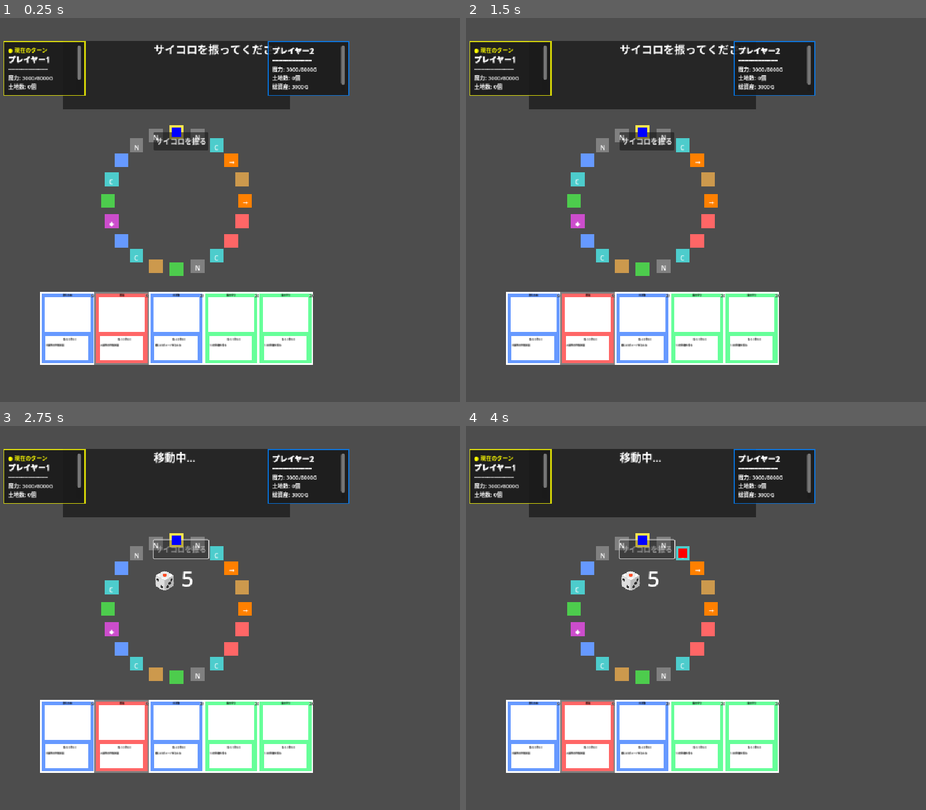
Above: before the commit, frames 1-4 (two rows, left to right).
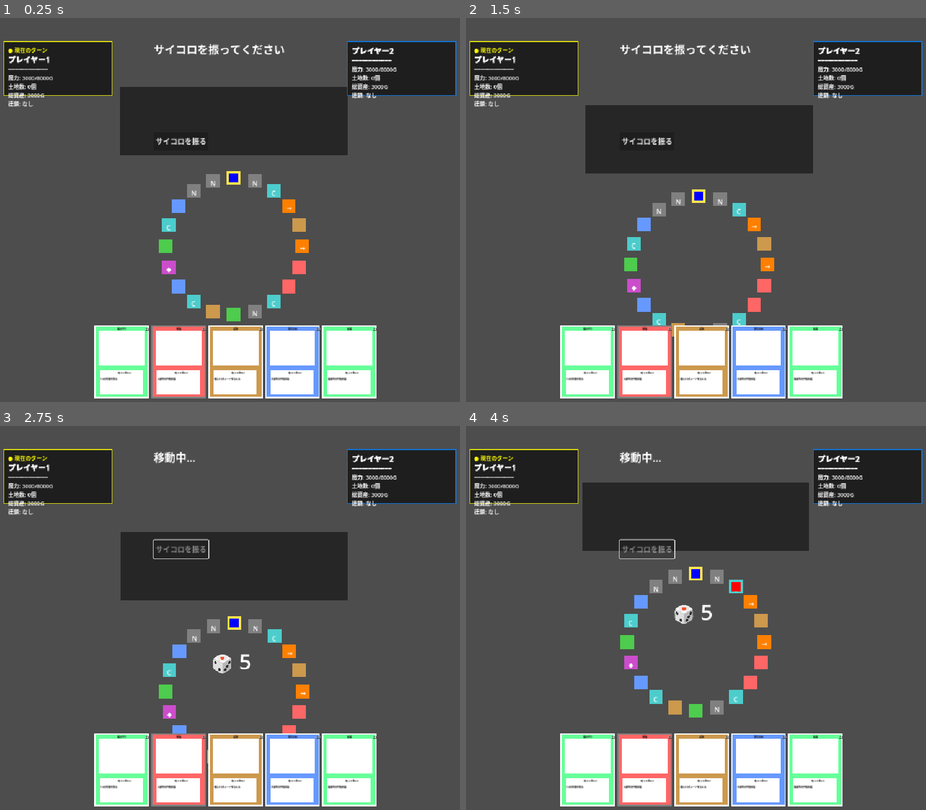
Above: after the commit, the same moments.

Repository: hiro0909yoshi/cardbattlegame
Game: Godot game, scene res://scenes/game.tscn
The game is run twice, just before and just after one commit, with the same random seed, the same clock (stepped at 60 frames per second) and the same inputs.
Inputs (mouse positions are in pixels of both pictures, inside the frame that each line leads up to):
- Up to frame 1 (0.25 s): no input
- Up to frame 2 (1.5 s): tap Enter at 0.5 s; move the mouse to (797, 190) at 0.52 s; hold Right (ui_right) 0.53-1.25 s; tap F at 0.6 s; click (797, 190) at 0.67 s; tap Space at 0.77, 1.07 s; tap C at 0.8 s; drag from (599, 229) to (673, 286) at 1.27 s
- Up to frame 3 (2.75 s): click "サイコロを振る" at 2 s
- Up to frame 4 (4 s): tap Space at 2.75 s; move the mouse to (742, 533) at 2.77 s; hold Right (ui_right) 2.78-3.5 s; hold J 2.78-3.5 s; tap R at 2.85 s; click (742, 533) at 2.92 s; drag from (673, 694) to (553, 560) at 3.52 s

The runs differ from the first frame. In frame 1, 34% of the frame differs, in the area x 1-100%, y 5-100%; in frame 2, 38%; in frame 3, 39%; in frame 4, 32%.

Commit message:
修正中

Diff:
--- /dev/null
+++ b/scripts/camera_system.gd
@@ -0,0 +1,201 @@
+extends Node
+class_name CameraSystem
+
+# カメラ管理システム
+# ズーム、移動、プレイヤー追従を制御
+
+signal zoom_changed(zoom_level: float)
+signal camera_moved(position: Vector2)
+
+# カメラ設定
+const MIN_ZOOM = 0.5  # 最小ズーム（全体表示）
+const MAX_ZOOM = 2.0  # 最大ズーム（詳細表示）
+const DEFAULT_ZOOM = 1.0  # デフォルトズーム
+const ZOOM_STEP = 0.1  # ズーム変化量
+const CAMERA_SPEED = 300.0  # 手動移動速度
+
+# カメラ参照
+var camera: Camera2D = null
+var is_following_player = true
+var manual_control = false  # 初期は自動追従モード
+var current_zoom = DEFAULT_ZOOM
+
+# 移動制限（マップ全体を見渡せるように拡張）
+var map_bounds: Rect2 = Rect2(-200, -200, 1400, 1000)  # 右側と全体を拡張
+
+func _ready():
+	pass
+
+# カメラを初期化
+func initialize(parent_node: Node) -> Camera2D:
+	# Camera2Dを作成
+	camera = Camera2D.new()
+	camera.name = "MainCamera"
+	camera.enabled = true
+	camera.zoom = Vector2(DEFAULT_ZOOM, DEFAULT_ZOOM)
+
+	# 初期位置をプレイヤー情報パネルの間（画面中央）に設定
+	# プレイヤー1パネル右端(200) + プレイヤー2パネル左端(600) の中間 = 400
+	# 少し下にオフセット
+	camera.position = Vector2(400, 350)
+
+	# スムージング設定
+	camera.position_smoothing_enabled = true
+	camera.position_smoothing_speed = 5.0
+
+	parent_node.add_child(camera)
+
+	# 初期状態を自動追従モードに設定
+	manual_control = false
+	is_following_player = true
+
+	print("CameraSystem: カメラ初期化完了")
+	print("カメラ操作: 矢印キーまたはIJKLで移動、+/-でズーム、Fでプレイヤーフォーカス")
+	print("現在: 自動追従モード（スペースキーで手動モードに切り替え可能）")
+	return camera
+
+# 入力処理
+func _input(event):
+	if not camera:
+		return
+
+	# ズーム処理（マウスホイール）
+	if event is InputEventMouseButton:
+		if event.button_index == MOUSE_BUTTON_WHEEL_UP and event.pressed:
+			zoom_in()
+		elif event.button_index == MOUSE_BUTTON_WHEEL_DOWN and event.pressed:
+			zoom_out()
+
+	# キーボードショートカット
+	if event is InputEventKey and event.pressed:
+		match event.keycode:
+			KEY_EQUAL, KEY_KP_ADD:  # +キー
+				zoom_in()
+			KEY_MINUS, KEY_KP_SUBTRACT:  # -キー
+				zoom_out()
+			KEY_F:  # Fキーで現在プレイヤーにフォーカス
+				focus_on_current_player()
+			KEY_SPACE:  # スペースで手動/自動切り替え
+				toggle_manual_control()
+			KEY_C:  # Cキーでボード中心にフォーカス
+				focus_on_board_center()
+			KEY_R:  # Rキーでリセット（初期位置に戻る）
+				reset_camera_position()
+
+# プロセス処理（手動カメラ移動）
+func _process(delta):
+	if not camera or not manual_control:
+		return
+
+	var move_vector = Vector2.ZERO
+
+	# 矢印キーまたはIJKLで移動
+	if Input.is_action_pressed("ui_left") or Input.is_key_pressed(KEY_J):
+		move_vector.x -= 1
+	if Input.is_action_pressed("ui_right") or Input.is_key_pressed(KEY_L):
+		move_vector.x += 1
+	if Input.is_action_pressed("ui_up") or Input.is_key_pressed(KEY_I):
+		move_vector.y -= 1
+	if Input.is_action_pressed("ui_down") or Input.is_key_pressed(KEY_K):
+		move_vector.y += 1
+
+	if move_vector != Vector2.ZERO:
+		move_vector = move_vector.normalized() * CAMERA_SPEED * delta
+		move_camera(camera.position + move_vector)
+
+# ズームイン
+func zoom_in():
+	set_zoom(current_zoom + ZOOM_STEP)
+
+# ズームアウト
+func zoom_out():
+	set_zoom(current_zoom - ZOOM_STEP)
+
+# ズーム設定
+func set_zoom(zoom_level: float):
+	current_zoom = clamp(zoom_level, MIN_ZOOM, MAX_ZOOM)
+
+	if camera:
+		var tween = get_tree().create_tween()
+		tween.tween_property(camera, "zoom", Vector2(current_zoom, current_zoom), 0.2)
+
+		emit_signal("zoom_changed", current_zoom)
+		print("ズーム: ", current_zoom)
+
+# カメラ位置を設定
+func move_camera(position: Vector2):
+	if not camera:
+		return
+
+	# マップ境界内に制限
+	position.x = clamp(position.x, map_bounds.position.x, map_bounds.position.x + map_bounds.size.x)
+	position.y = clamp(position.y, map_bounds.position.y, map_bounds.position.y + map_bounds.size.y)
+
+	camera.position = position
+	emit_signal("camera_moved", position)
+
+# プレイヤーにフォーカス
+func focus_on_player(player_position: Vector2):
+	if not camera:
+		return
+
+	if is_following_player and not manual_control:
+		var tween = get_tree().create_tween()
+		tween.tween_property(camera, "position", player_position, 0.5)
+
+# 現在のプレイヤーにフォーカス
+func focus_on_current_player():
+	manual_control = false
+	is_following_player = true
+
+	# PlayerSystemから現在のプレイヤー位置を取得
+	var player_system = get_tree().get_root().get_node_or_null("Game/PlayerSystem")
+	if player_system:
+		var current_player = player_system.get_current_player()
+		if current_player and current_player.piece_node:
+			focus_on_player(current_player.piece_node.position)
+
+	print("カメラ: 自動追従モード")
+
+# ボード中心にフォーカス
+func focus_on_board_center():
+	if camera:
+		var tween = get_tree().create_tween()
+		tween.tween_property(camera, "position", Vector2(400, 400), 0.5)
+		print("カメラ: ボード中心にフォーカス")
+
+# カメラを初期位置にリセット
+func reset_camera_position():
+	if camera:
+		var tween = get_tree().create_tween()
+		tween.tween_property(camera, "position", Vector2(400, 350), 0.5)
+		current_zoom = DEFAULT_ZOOM
+		camera.zoom = Vector2(DEFAULT_ZOOM, DEFAULT_ZOOM)
+		print("カメラ: 初期位置にリセット")
+
+# 手動/自動制御切り替え
+func toggle_manual_control():
+	manual_control = !manual_control
+
+	if manual_control:
+		is_following_player = false
+		print("カメラ: 手動操作モード (矢印キー/IJKLで移動)")
+	else:
+		is_following_player = true
+		focus_on_current_player()
+
+# マップ境界を設定
+func set_map_bounds(bounds: Rect2):
+	map_bounds = bounds
+	print("カメラ境界設定: ", bounds)
+
+# デバッグ情報取得
+func get_debug_info() -> String:
+	if not camera:
+		return "カメラ未初期化"
+
+	return "ズーム: %.1f | 位置: %s | モード: %s" % [
+		current_zoom,
+		camera.position,
+		"手動" if manual_control else "自動"
+	]
--- a/scripts/card_system.gd
+++ b/scripts/card_system.gd
@@ -1,161 +1,146 @@
 extends Node
 class_name CardSystem
 
-# カード、手札、山札管理システム - GameConstants対応版
+# カード管理システム
 
 signal card_drawn(card_data: Dictionary)
 signal card_used(card_data: Dictionary)
 signal hand_updated()
 
-# 定数をpreload
-const GameConstants = preload("res://scripts/game_constants.gd")
+# 定数
+const MAX_PLAYERS = 4
+const MAX_HAND_SIZE = 6
+const INITIAL_HAND_SIZE = 5
+const CARD_COST_MULTIPLIER = 10
+const CARDS_PER_TYPE = 3
 
 # カード管理
 var card_scene = preload("res://scenes/Card.tscn")
-var deck = []        # 山札
-var discard = []     # 捨て札
-
-# プレイヤー別手札管理
-var player_hands = {}  # player_id -> {data: [], nodes: []}
-var max_players = GameConstants.MAX_PLAYERS
-
-# 設定
-var max_hand_size = GameConstants.MAX_HAND_SIZE  # 手札上限
-var initial_hand_size = GameConstants.INITIAL_HAND_SIZE  # 初期手札枚数
+var deck = []
+var discard = []
+var player_hands = {}
 
 func _ready():
-	initialize_deck()
-	initialize_player_hands()
-
-# 山札を初期化
-func initialize_deck():
-	# 各カードを3枚ずつ山札に追加
-	for i in range(1, 13):  # カードID 1-12
-		for j in range(GameConstants.CARDS_PER_TYPE):  # 3枚ずつ
+	_initialize_deck()
+	_initialize_player_hands()
+
+func _initialize_deck():
+	for i in range(1, 13):
+		for j in range(CARDS_PER_TYPE):
 			deck.append(i)
-
-	shuffle_deck()
-
-# プレイヤー別手札を初期化
-func initialize_player_hands():
-	for i in range(max_players):
+	deck.shuffle()
+
+func _initialize_player_hands():
+	for i in range(MAX_PLAYERS):
 		player_hands[i] = {
 			"data": [],
 			"nodes": []
 		}
 
-# 山札をシャッフル
-func shuffle_deck():
-	deck.shuffle()
-
-# カードを引く（データのみ）
 func draw_card_data() -> Dictionary:
 	if deck.is_empty():
-		# 山札が空なら捨て札をシャッフルして山札に
 		if discard.is_empty():
 			return {}
-
 		deck = discard.duplicate()
 		discard.clear()
-		shuffle_deck()
+		deck.shuffle()
 
 	var card_id = deck.pop_front()
-	var card_data = load_card_data(card_id)
-
-	if card_data.is_empty():
-		return {}
-
-	return card_data
-
-# カードを引く（プレイヤー別）
+	return _load_card_data(card_id)
+
+func _load_card_data(card_id: int) -> Dictionary:
+	var file = FileAccess.open("res://data/Cards.json", FileAccess.READ)
+	if file == null:
+		return {}
+
+	var json_text = file.get_as_text()
+	file.close()
+
+	var json = JSON.new()
+	var parse_result = json.parse(json_text)
+
+	if parse_result != OK:
+		return {}
+
+	var data = json.data
+	for card in data.cards:
+		if card.id == card_id:
+			return card
+
+	return {}
+
+func _get_hand_parent() -> Node:
+	var main_game = get_tree().get_root().get_node_or_null("Game")
+	if not main_game:
+		return null
+
+	var hand_parent = main_game.get_node_or_null("UILayer/Hand")
+	if hand_parent:
+		return hand_parent
+
+	if main_game.has_node("Hand"):
+		return main_game.get_node("Hand")
+
+	return null
+
 func draw_card_for_player(player_id: int) -> Dictionary:
 	var card_data = draw_card_data()
 	if not card_data.is_empty():
 		player_hands[player_id]["data"].append(card_data)
 
-		# プレイヤー1の場合のみ表示ノードを作成
 		if player_id == 0:
-			var main_game = get_tree().get_root().get_node_or_null("Game")
-			if main_game and main_game.has_node("Hand"):
-				var hand_parent = main_game.get_node("Hand")
+			var hand_parent = _get_hand_parent()
+			if hand_parent:
 				var card_index = player_hands[player_id]["data"].size() - 1
-				var card_node = create_card_node(card_data, hand_parent, card_index)
+				var card_node = _create_card_node(card_data, hand_parent, card_index)
 				player_hands[player_id]["nodes"].append(card_node)
-				rearrange_player_hand(player_id)
+				_rearrange_player_hand(player_id)
 
 		emit_signal("card_drawn", card_data)
 		emit_signal("hand_updated")
 	return card_data
 
-# 複数枚カードを引く
 func draw_cards_for_player(player_id: int, count: int) -> Array:
 	var drawn_cards = []
 	for i in range(count):
-		if get_hand_size_for_player(player_id) >= max_hand_size:
+		if get_hand_size_for_player(player_id) >= MAX_HAND_SIZE:
 			break
 		var card = draw_card_for_player(player_id)
 		if not card.is_empty():
 			drawn_cards.append(card)
 	return drawn_cards
 
-# 初期手札を配る（全プレイヤー）
 func deal_initial_hands_all_players(player_count: int):
 	for player_id in range(player_count):
 		player_hands[player_id]["data"].clear()
 		player_hands[player_id]["nodes"].clear()
 
-		for i in range(initial_hand_size):
+		for i in range(INITIAL_HAND_SIZE):
 			var card_data = draw_card_data()
 			if not card_data.is_empty():
 				player_hands[player_id]["data"].append(card_data)
 
-				# プレイヤー1の場合のみ表示
 				if player_id == 0:
-					var main_game = get_tree().get_root().get_node_or_null("Game")
-					if main_game and main_game.has_node("Hand"):
-						var hand_parent = main_game.get_node("Hand")
-						var card_node = create_card_node(card_data, hand_parent, i)
+					var hand_parent = _get_hand_parent()
+					if hand_parent:
+						var card_node = _create_card_node(card_data, hand_parent, i)
 						player_hands[player_id]["nodes"].append(card_node)
 
 	emit_signal("hand_updated")
 
-# カードノードを作成
-func create_card_node(card_data: Dictionary, parent: Node, index: int) -> Node:
+func _create_card_node(card_data: Dictionary, parent: Node, index: int) -> Node:
 	var card = card_scene.instantiate()
 	parent.add_child(card)
 
-	# カードをマップの下に横に並べる
-	card.position = Vector2(100 + index * 120, 600)
-
-	# カードデータを読み込み
+	var viewport_size = get_viewport().get_visible_rect().size
+	var card_y = viewport_size.y - 170
+	card.position = Vector2(220 + index * 125, card_y)
+
 	if card.has_method("load_card_data"):
 		card.load_card_data(card_data.id)
 
 	return card
 
-# カードデータを読み込み（JSONから）
-func load_card_data(card_id: int) -> Dictionary:
-	var file = FileAccess.open("res://data/Cards.json", FileAccess.READ)
-	if file == null:
-		return {}
-
-	var json_text = file.get_as_text()
-	file.close()
-
-	var json = JSON.new()
-	var parse_result = json.parse(json_text)
-
-	if parse_result != OK:
-		return {}
-
-	var data = json.data
-	for card in data.cards:
-		if card.id == card_id:
-			return card
-
-	return {}
-
-# カードを使用
 func use_card_for_player(player_id: int, card_index: int) -> Dictionary:
 	var player_hand_data = player_hands[player_id]["data"]
 
@@ -166,61 +151,47 @@
 		return {}
 
 	var card_data = player_hand_data[card_index]
-
-	# 手札データから削除
 	player_hand_data.remove_at(card_index)
-
-	# 捨て札に追加
 	discard.append(card_data.id)
 
-	# プレイヤー1の場合のみ表示ノードを処理
 	if player_id == 0:
 		var player_nodes = player_hands[player_id]["nodes"]
 		if card_index < player_nodes.size() and player_nodes[card_index] and is_instance_valid(player_nodes[card_index]):
 			player_nodes[card_index].queue_free()
 			player_nodes.remove_at(card_index)
-
-			# 残りのカードを左詰めで再配置
-			for i in range(player_nodes.size()):
-				if player_nodes[i] and is_instance_valid(player_nodes[i]):
-					var new_position = Vector2(100 + i * 120, 600)
-					player_nodes[i].position = new_position
-
-					# カードのインデックスを更新
-					if player_nodes[i].has_method("set_selectable"):
-						player_nodes[i].card_index = i
+			_rearrange_player_hand(player_id)
 
 	emit_signal("card_used", card_data)
 	emit_signal("hand_updated")
 
 	return card_data
 
-# 手札を整列（プレイヤー別）
-func rearrange_player_hand(player_id: int):
-	if player_id != 0:  # プレイヤー1以外は表示しない
+func _rearrange_player_hand(player_id: int):
+	if player_id != 0:
 		return
 
 	var player_nodes = player_hands[player_id]["nodes"]
+	var viewport_size = get_viewport().get_visible_rect().size
+	var card_y = viewport_size.y - 150
+
 	for i in range(player_nodes.size()):
 		var card = player_nodes[i]
 		if card and is_instance_valid(card):
-			card.position = Vector2(100 + i * 120, 600)
-
-# 手札の枚数を取得
+			card.position = Vector2(100 + i * 120, card_y)
+			if card.has_method("set_selectable"):
+				card.card_index = i
+
 func get_hand_size_for_player(player_id: int) -> int:
 	if not player_hands.has(player_id):
 		return 0
 	return player_hands[player_id]["data"].size()
 
-# 山札の枚数を取得
 func get_deck_size() -> int:
 	return deck.size()
 
-# 捨て札の枚数を取得
 func get_discard_size() -> int:
 	return discard.size()
 
-# 手札のカードデータを取得
 func get_card_data_for_player(player_id: int, index: int) -> Dictionary:
 	if not player_hands.has(player_id):
 		return {}
@@ -230,13 +201,11 @@
 		return player_hand_data[index]
 	return {}
 
-# プレイヤーの全手札データを取得
 func get_all_cards_for_player(player_id: int) -> Array:
 	if not player_hands.has(player_id):
 		return []
 	return player_hands[player_id]["data"]
 
-# 特定の属性のカードを検索
 func find_cards_by_element_for_player(player_id: int, element: String) -> Array:
 	var found_cards = []
 	if not player_hands.has(player_id):
@@ -248,7 +217,6 @@
 			found_cards.append(i)
 	return found_cards
 
-# コストが支払えるカードを検索
 func find_affordable_cards_for_player(player_id: int, available_magic: int) -> Array:
 	var affordable = []
 	if not player_hands.has(player_id):
@@ -256,11 +224,10 @@
 
 	var player_hand_data = player_hands[player_id]["data"]
 	for i in range(player_hand_data.size()):
-		if player_hand_data[i].cost * GameConstants.CARD_COST_MULTIPLIER <= available_magic:
+		if player_hand_data[i].cost * CARD_COST_MULTIPLIER <= available_magic:
 			affordable.append(i)
 	return affordable
 
-# CPU用：最も安いカードを選択
 func get_cheapest_card_index_for_player(player_id: int) -> int:
 	if not player_hands.has(player_id):
 		return -1
@@ -280,7 +247,6 @@
 
 	return min_index
 
-# カード選択モードを設定（プレイヤー1の手札）
 func set_cards_selectable(selectable: bool):
 	var hand_nodes = player_hands[0]["nodes"]
 	for i in range(hand_nodes.size()):
--- a/scripts/game.gd
+++ b/scripts/game.gd
@@ -1,5 +1,5 @@
 extends Node2D
-# メインゲーム管理スクリプト（特殊マス対応版）
+# メインゲーム管理スクリプト（Camera/UI分離版）
 
 # システムの参照
 var board_system: BoardSystem
@@ -9,7 +9,8 @@
 var skill_system: SkillSystem
 var ui_manager: UIManager
 var game_flow: GameFlowManager
-var special_tile_system: SpecialTileSystem  # 追加
+var special_tile_system: SpecialTileSystem
+var camera_system = null  # CameraSystem（型指定なしで初期化）
 
 var player_count = 2  # プレイヤー数
 
@@ -18,6 +19,12 @@
 	initialize_systems()
 	setup_game()
 	connect_signals()
+
+	# ゲーム開始時にカメラを初期フォーカス
+	await get_tree().create_timer(0.1).timeout
+	if camera_system:
+		camera_system.focus_on_current_player()
+
 	game_flow.start_game()
 
 # システムを初期化
@@ -32,6 +39,15 @@
 	game_flow = GameFlowManager.new()
 	special_tile_system = SpecialTileSystem.new()
 
+	# CameraSystemをロードして作成
+	var CameraSystemClass = load("res://scripts/camera_system.gd")
+	if CameraSystemClass:
+		camera_system = CameraSystemClass.new()
+		camera_system.name = "CameraSystem"
+		add_child(camera_system)
+	else:
+		print("WARNING: camera_system.gdが見つかりません")
+
 	# デバッグコントローラーを作成
 	var debug_controller = DebugController.new()
 	debug_controller.name = "DebugController"
@@ -64,7 +80,7 @@
 	# SpecialTileSystemにシステム参照を設定
 	special_tile_system.setup_systems(board_system, card_system, player_system)
 
-	# GameFlowにシステム参照を設定（special_tile_systemも追加）
+	# GameFlowにシステム参照を設定
 	game_flow.setup_systems(player_system, card_system, board_system, skill_system, ui_manager, battle_system, special_tile_system)
 
 	print("全システム初期化完了")
@@ -86,27 +102,39 @@
 	# プレイヤーを初期化
 	player_system.initialize_players(player_count, self)
 
-	# 各プレイヤーに初期手札を配る
-	if not has_node("Hand"):
-		var hand_node = Node2D.new()
-		hand_node.name = "Hand"
-		add_child(hand_node)
-
-	# 全プレイヤーに初期手札を配る
+	# カメラを初期化
+	if camera_system:
+		var created_camera = camera_system.initialize(self)
+
+		# 初回のプレイヤーフォーカス設定
+		if created_camera and player_system:
+			var current_player = player_system.get_current_player()
+			if current_player and current_player.piece_node:
+				camera_system.focus_on_player(current_player.piece_node.position)
+
+	# UIを作成（UILayerも作成される）
+	ui_manager.create_ui(self)
+
+	# 手札用ノードをUILayerに移動
+	if has_node("UILayer"):
+		var ui_layer = $UILayer
+		if not ui_layer.has_node("Hand"):
+			var hand_node = Node2D.new()
+			hand_node.name = "Hand"
+			ui_layer.add_child(hand_node)
+
+	# UILayer作成後に手札を配る（重要！）
 	card_system.deal_initial_hands_all_players(player_count)
 
 	# 初期配置
 	for i in range(player_count):
 		player_system.place_player_at_tile(i, 0, board_system)
 
-	# UIを作成
-	ui_manager.create_ui(self)
-
 	# デバッグ表示用にCPU手札を更新
 	if player_count > 1:
 		ui_manager.update_cpu_hand_display(1)
 
-# シグナルを接続（修正版）
+# シグナルを接続
 func connect_signals():
 	# PlayerSystemのシグナル
 	player_system.dice_rolled.connect(_on_dice_rolled)
@@ -165,12 +193,11 @@
 		if current_player.id > 0 and ui_manager.debug_mode:
 			ui_manager.update_cpu_hand_display(current_player.id)
 
-func _on_magic_changed(player_id: int, new_value: int):
+func _on_magic_changed(_player_id: int, _new_value: int):
 	ui_manager.update_ui(player_system.get_current_player(), game_flow.current_phase)
 
-func _on_battle_ended(winner: String, result: Dictionary):
+func _on_battle_ended(winner: String, _result: Dictionary):
 	print("バトル終了: ", winner, "の勝利")
-	# end_turn()を削除 - game_flow_managerで処理される
 
 func _on_player_won(player_id: int):
 	game_flow.on_player_won(player_id)
--- a/scripts/game_flow_manager.gd
+++ b/scripts/game_flow_manager.gd
@@ -107,6 +107,11 @@
 	emit_signal("turn_started", current_player.id)
 	print("ターン開始: ", current_player.name)  # 最小デバッグ
 
+	# カメラを現在のプレイヤーにフォーカス
+	var camera_system = get_tree().get_root().get_node_or_null("Game/CameraSystem")
+	if camera_system:
+		camera_system.focus_on_current_player()
+
 	# カードを1枚引く
 	draw_card_for_turn(current_player)
 
@@ -118,7 +123,8 @@
 func draw_card_for_turn(current_player):
 	var hand_size = card_system.get_hand_size_for_player(current_player.id)
 
-	if hand_size < card_system.max_hand_size:
+	# GameConstantsから定数を使用
+	if hand_size < GameConstants.MAX_HAND_SIZE:
 		var drawn_card = card_system.draw_card_for_player(current_player.id)
 		if not drawn_card.is_empty() and current_player.id > 0:
 			ui_manager.update_cpu_hand_display(current_player.id)
--- a/scripts/player_system.gd
+++ b/scripts/player_system.gd
@@ -130,6 +130,11 @@
 		if player.piece_node:
 			player.piece_node.position = target_pos - player.piece_node.size / 2
 
+			# カメラシステムに位置を通知（自動追従用）
+			var camera_system = get_tree().get_root().get_node_or_null("Game/CameraSystem")
+			if camera_system and camera_system.is_following_player:
+				camera_system.focus_on_player(player.piece_node.position)
+
 		# 通過型ワープチェック
 		if special_system and special_system.is_warp_gate(player.current_tile):
 			var warp_result = special_system.process_warp_gate(player.current_tile, player_id, remaining_steps)
@@ -143,6 +148,11 @@
 				if player.piece_node:
 					player.piece_node.position = target_pos - player.piece_node.size / 2
 
+					# ワープ後もカメラを更新
+					var camera_system = get_tree().get_root().get_node_or_null("Game/CameraSystem")
+					if camera_system and camera_system.is_following_player:
+						camera_system.focus_on_player(player.piece_node.position)
+
 				# 残り移動数は変わらない（通過型は移動カウントを消費しない）
 				print("通過型ワープ！残り移動数: ", remaining_steps - 1)
 
@@ -159,6 +169,12 @@
 	var target_pos = board_system.get_tile_position(tile_index)
 	if player.piece_node:
 		player.piece_node.position = target_pos - player.piece_node.size / 2
+
+		# 配置時もカメラ更新（デバッグ移動用）
+		if player_id == current_player_index:
+			var camera_system = get_tree().get_root().get_node_or_null("Game/CameraSystem")
+			if camera_system and camera_system.is_following_player:
+				camera_system.focus_on_player(player.piece_node.position)
 
 # 魔力を増減
 func add_magic(player_id: int, amount: int):
--- a/scripts/ui_components/player_info_panel.gd
+++ b/scripts/ui_components/player_info_panel.gd
@@ -48,9 +48,9 @@
 	if player_id == 0:
 		info_panel.position = Vector2(20, 50)
 	else:
-		info_panel.position = Vector2(600, 50)
-
-	info_panel.size = Vector2(180, 120)
+		info_panel.position = Vector2(775, 50)
+
+	info_panel.size = Vector2(240, 120)
 
 	# パネルスタイル設定
 	var panel_style = StyleBoxFlat.new()
@@ -73,7 +73,7 @@
 	# 情報ラベル作成
 	var info_label = RichTextLabel.new()
 	info_label.position = Vector2(10, 10)
-	info_label.size = Vector2(160, 100)
+	info_label.size = Vector2(160, 160)
 	info_label.bbcode_enabled = true
 	info_label.add_theme_font_size_override("normal_font_size", 12)
 	info_panel.add_child(info_label)
--- a/scripts/ui_manager.gd
+++ b/scripts/ui_manager.gd
@@ -56,6 +56,8 @@
 
 	# デバッグパネル
 	debug_panel.debug_mode_changed.connect(_on_debug_mode_changed)
+
+# UIを作成
 
 # UIを作成
 func create_ui(parent: Node):
@@ -67,15 +69,19 @@
 	if parent.has_node("BoardSystem"):
 		board_system_ref = parent.get_node("BoardSystem")
 
-	# 基本UI要素を作成
-	create_basic_ui(parent)
+	# UIレイヤー（CanvasLayer）を作成
+	var ui_layer = CanvasLayer.new()
+	ui_layer.name = "UILayer"
+	parent.add_child(ui_layer)
+
+	# 基本UI要素を作成（UIレイヤーの子として）
+	create_basic_ui(ui_layer)
 
 	# 各コンポーネントを初期化
-	player_info_panel.initialize(parent, player_system_ref, board_system_ref)
-	card_selection_ui.initialize(parent, card_system_ref, phase_label)
-	level_up_ui.initialize(parent, board_system_ref, phase_label)
-	debug_panel.initialize(parent, card_system_ref, board_system_ref, player_system_ref)
-
+	player_info_panel.initialize(ui_layer, player_system_ref, board_system_ref)
+	card_selection_ui.initialize(ui_layer, card_system_ref, phase_label)
+	level_up_ui.initialize(ui_layer, board_system_ref, phase_label)
+	debug_panel.initialize(ui_layer, card_system_ref, board_system_ref, player_system_ref)
 # 基本UI要素を作成
 func create_basic_ui(parent: Node):
 	# フェーズ表示
Not shown, added: scripts/camera_system.gd.uid
